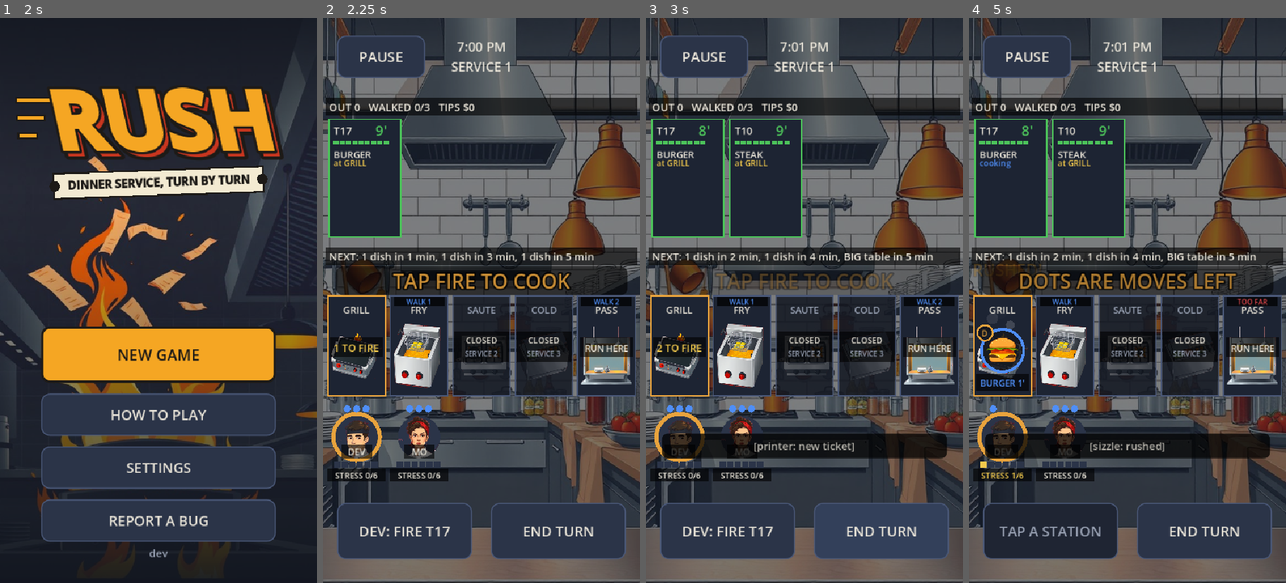
Above: before the commit, frames 1-4 (left to right).
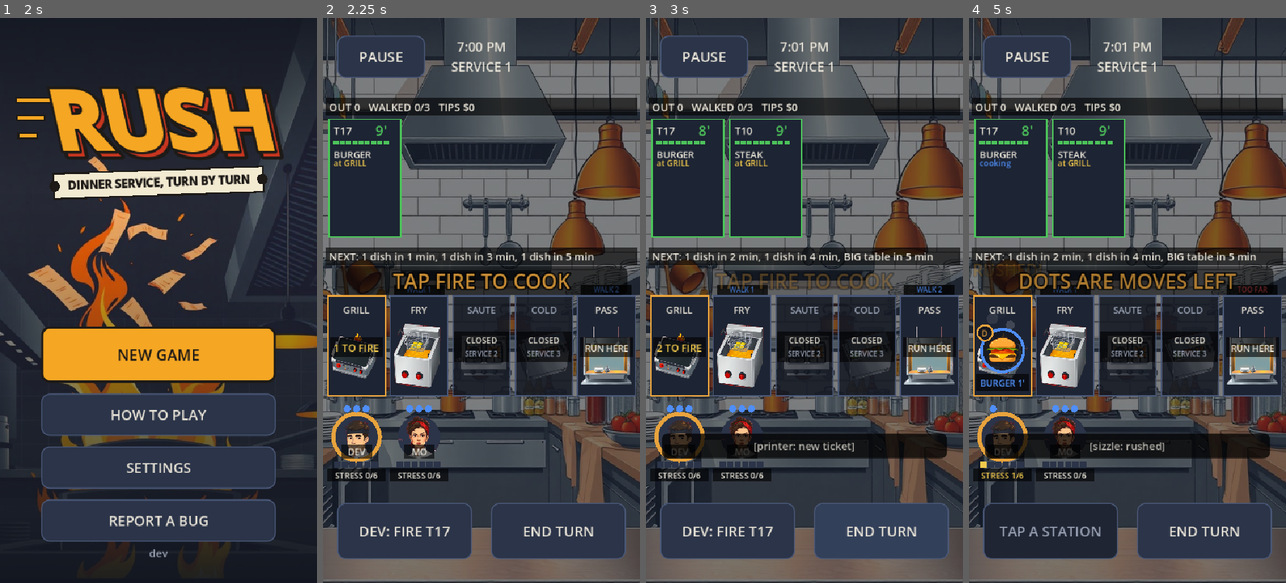
Above: after the commit, the same moments.

Repository: duffpowell-commits/Rush
Game: Godot game, scene res://scenes/boot.tscn
Two runs of this game, one before a commit and one after it. Both use one fixed random seed, a clock stepped at 60 frames per second and the inputs below.
Inputs:
- Up to frame 1 (2 s): click "Skip splash" at 0.5 s; click "SKIP" at 1.25 s
- Up to frame 2 (2.25 s): click "NEW GAME" at 2 s
- Up to frame 3 (3 s): click "END TURN" at 2.75 s
- Up to frame 4 (5 s): click "DEV: FIRE T17" at 3.5 s; click "DEV: RUSH +1 STRESS" at 4.25 s

Frame 1 is identical in both runs. In frame 2, 0.8% of the frame differs, in the area x 22-98%, y 47-51%; in frame 3, 1.0%; in frame 4, 0.9%.

Commit message:
Fresh-eyes fixes: PLATE stress preview, TOO LATE only when it truly is, steam at 15 Hz
PLATE empties the burning pan, so its +2 no longer shows on the button;
TOO LATE only when cook time exceeds the clock (RUSH can still save a tie);
steam redraws 15 times a second instead of every frame; cooks start a new
service at their spots; walk chips sit just above the stations, clear of the
names. TEMP PASS plays a service with three cooks; WARN PASS checks PLATE.

Co-Authored-By: Claude Opus 5.5 <noreply@anthropic.com>
Claude-Session: https://claude.ai/code/session_01V3sbxLu4c4oLEvnvp25i9E

Diff:
--- a/scripts/autoplay.gd
+++ b/scripts/autoplay.gd
@@ -512,6 +512,22 @@
 	game = get_tree().current_scene
 	_check(retry_ok and game != old_game and game.level == lost_lvl and game.cash == 77 and game.perks == perks_lost and not game.over and game.k.served == 0,
 		"RETRY PASS (RETRY SERVICE %d replays it with $%d and %s kept)" % [game.level, game.cash, str(game.perks)])
+	# TEMP COOK: a third cook at the pass for one service, tappable, drawn, then gone.
+	game.perks.append("temp")
+	game._new_service()
+	game._after_move()
+	await _frames(20)
+	await _shot("temp_cook")
+	var three: bool = game.k.crew.size() == 3 and game.k.crew[2].at == Kitchen.PASS_IX
+	game.sel = 0
+	game._portrait_pick = false
+	var pr3: Rect2 = game.station_rect(Kitchen.PASS_IX)
+	game.tap(Vector2(pr3.get_center().x, pr3.end.y + 120.0))
+	var jo_pick: bool = game.sel == 2
+	game._service_done()
+	await _frames(5)
+	_check(three and jo_pick and not game.perks.has("temp"),
+		"TEMP PASS (TEMP COOK adds %s at the pass, a tap under PASS picks them: %s, gone after the service)" % [game.k.crew[2].name if game.k.crew.size() > 2 else "-", jo_pick])
 	get_node("/root/Save").clear()
 	game.over = true   # leave without a checkpoint, so the title has no CONTINUE
 	game.quit_to_title()
@@ -1095,8 +1111,10 @@
 		{"id": 991, "table": 51, "items": [{"dish": "FRIES", "state": "wait"}], "time": 3, "big": false}]
 	kk.pans[0] = {"tid": 990, "dish": "STEAK", "left": 0, "sat": kk.burn_after, "rushed": false, "by": 0}
 	kk.pans[1] = {"tid": 991, "dish": "FRIES", "left": 0, "sat": kk.burn_after, "rushed": false, "by": 1}
+	game.sel = 0
 	game._refresh_hud()
 	var two_burns: String = game.end_btn.text
+	var plate_lbl: String = game.act_btn.text   # plating empties the burning pan: only the red ticket's +1
 	kk.pans[0] = {}
 	kk.pans[1] = {}
 	for c in 2:
@@ -1120,7 +1138,8 @@
 	var strip_pick: bool = game.sel == 1
 	game._portrait_pick = false
 	var want_q: String = "END TURN\n%s + %s QUIT" % [kk.crew[0].name, kk.crew[1].name]
-	_check(two_burns == "END TURN\nGRILL + FRY BURN" and two_quits == want_q and "TOO LATE" in late and "+1 STRESS" in late and strip_pick,
+	_check(two_burns == "END TURN\nGRILL + FRY BURN" and two_quits == want_q and "TOO LATE" in late and "+1 STRESS" in late and strip_pick
+		and plate_lbl.begins_with("DEV: PLATE") and plate_lbl.ends_with("+1 STRESS"),
 		"WARN PASS ('%s', '%s', '%s', strip tap picks the cook: %s)" % [two_burns.replace("\n", " / "), two_quits.replace("\n", " / "), late.replace("\n", " / "), strip_pick])
 	kk.from_dict(JSON.parse_string(JSON.stringify(keep)))
 	game._refresh_hud()
--- a/scripts/game.gd
+++ b/scripts/game.gd
@@ -55,6 +55,7 @@
 var k: Kitchen
 var sel := 0                 # selected cook
 var _fresh_turn := false     # END TURN's news is on the status line until the first move of the turn
+var _steam_t := 0.0          # time since the last steam redraw
 var _cook_draw := {}         # cook -> where they're drawn: they walk there instead of jumping (8.5 pass)
 var _portrait_pick := false  # the last field tap picked a cook by face: the next station tap sends them
 var _pick_from := {}         # last station tap that switched cooks: {st, prev}; a 2nd tap there sends prev
@@ -239,7 +240,7 @@
 		act_btn.text = "FIRE T%d" % fp.t.table
 		if pick_ix >= 0 and fp.t.id == pick_tid and fp.item == k.ticket(pick_tid).items[pick_ix]:
 			act_btn.text = "FIRE %s" % fp.item.dish   # the tapped dish, by name
-		if k.cook_time(fp.item.dish) >= fp.t.time:   # it can't be up before the table walks: say so first
+		if k.cook_time(fp.item.dish) > fp.t.time:   # it can't be up before the table walks: say so first
 			act_btn.text += ": TOO LATE"
 	elif a == "RUSH":   # warn when this rush would send the cook over the edge
 		var cr: Dictionary = k.crew[sel]
@@ -258,8 +259,8 @@
 			act_btn.text = named   # up to two lines: the button wraps, and grows up, not off the screen
 	if a != "" and a != "RUSH" and not k.crew[sel].out and not k.crew[sel].acted:
 		# The first move of a turn ends this cook's rest: say what it costs before the tap (8.5 pass).
-		var now := stress_after(sel)
-		var then := stress_after(sel, true)
+		# PLATE empties the pan here, so its burn never lands on this cook (fresh-eyes PR #27)
+		var then := stress_after(sel, true, k.crew[sel].at if a == "PLATE" else -1)
 		if then >= k.stress_cap:
 			act_btn.text += "\n(%s QUITS)" % k.crew[sel].name
 		elif then > k.crew[sel].stress:
@@ -308,6 +309,7 @@
 
 func _new_service() -> void:
 	_portrait_pick = false
+	_cook_draw = {}   # a new service starts with everyone at their spot, not sliding from last service's
 	_pick_from = {}   # a station handoff only counts on the very next field tap
 	rail_off = 0
 	for ch in get_children():   # the new service's clock restarts at turn 0: so does a hint's wait
@@ -424,8 +426,12 @@
 			else:
 				_cook_draw[c] = at.move_toward(to, maxf(900.0 * dt, at.distance_to(to) * 12.0 * dt))
 				walking = true
-		if walking or (not _settings.get_value("low_graphics") and k.pans.any(func(p): return not p.is_empty())):
-			field.queue_redraw()   # a walk in progress, or steam over a pan
+		_steam_t += dt
+		if walking:
+			field.queue_redraw()   # a walk in progress: every frame, it's short
+		elif _steam_t >= 1.0 / 15.0 and not _settings.get_value("low_graphics") and k.pans.any(func(p): return not p.is_empty()):
+			_steam_t = 0.0
+			field.queue_redraw()   # steam over a pan: 15 a second is plenty, and spares the battery
 	if fx.is_empty() and shake_amt <= 0.0:
 		return
 	for e in fx:
@@ -1100,13 +1106,13 @@
 
 
 ## Cook c's stress once the turn ends now (the meter shows the change before END TURN is pressed).
-func stress_after(c: int, as_acted := false) -> int:
+func stress_after(c: int, as_acted := false, emptied := -1) -> int:
 	var cr: Dictionary = k.crew[c]
 	var red := k.tickets.any(func(t): return t.time - 1 > 0 and t.time - 1 <= 2)
 	var s: int = cr.stress
 	for i in k.pans.size():
 		var p: Dictionary = k.pans[i]
-		if not p.is_empty() and p.left <= 0 and p.sat >= k.burn_after and cr.at == i:
+		if not p.is_empty() and p.left <= 0 and p.sat >= k.burn_after and cr.at == i and i != emptied:
 			s += 2
 	return s + (1 if red else 0) if (cr.acted or as_acted) else maxi(0, s - 2)
 
@@ -1311,7 +1317,7 @@
 			var far: bool = cost > me.ap
 			var wl := "TOO FAR" if far else "WALK %d" % cost
 			wl = _fit(font, wl, "FAR" if far else "W%d" % cost, r.size.x - 12, 12)
-			var chip := Rect2(r.position.x + 6, r.position.y + 2, r.size.x - 12, 16)   # above the name: clear of plates and pans
+			var chip := Rect2(r.position.x + 6, r.position.y - 19, r.size.x - 12, 17)   # just above the station: clear of its name, plates and pans
 			f.draw_rect(chip, Color(0, 0, 0, 0.75))
 			f.draw_string(font, chip.position + Vector2(0, 13), wl, HORIZONTAL_ALIGNMENT_CENTER, chip.size.x,
 				UI.font_size(12), UI.key("bad") if far else UI.key("info"))
